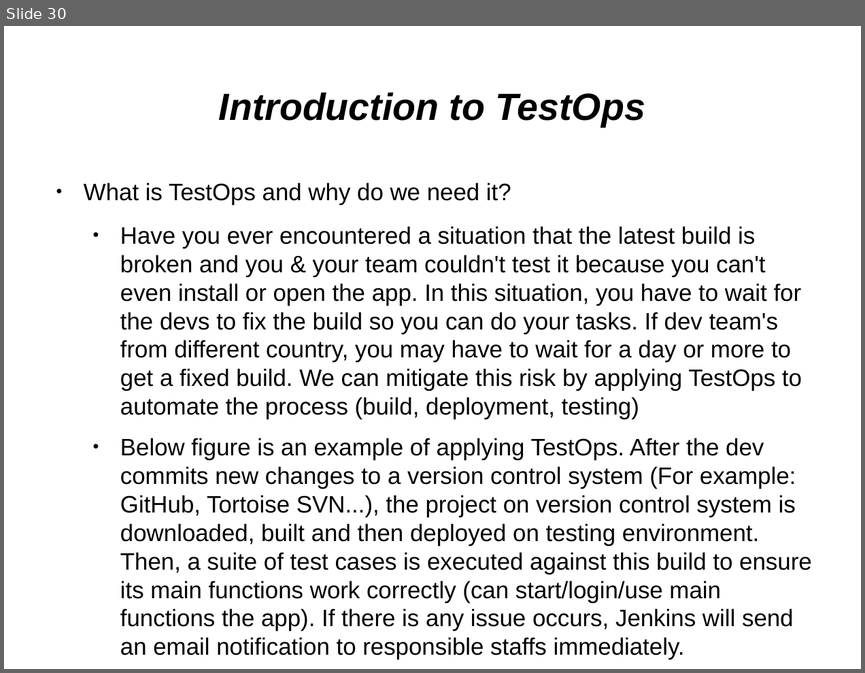
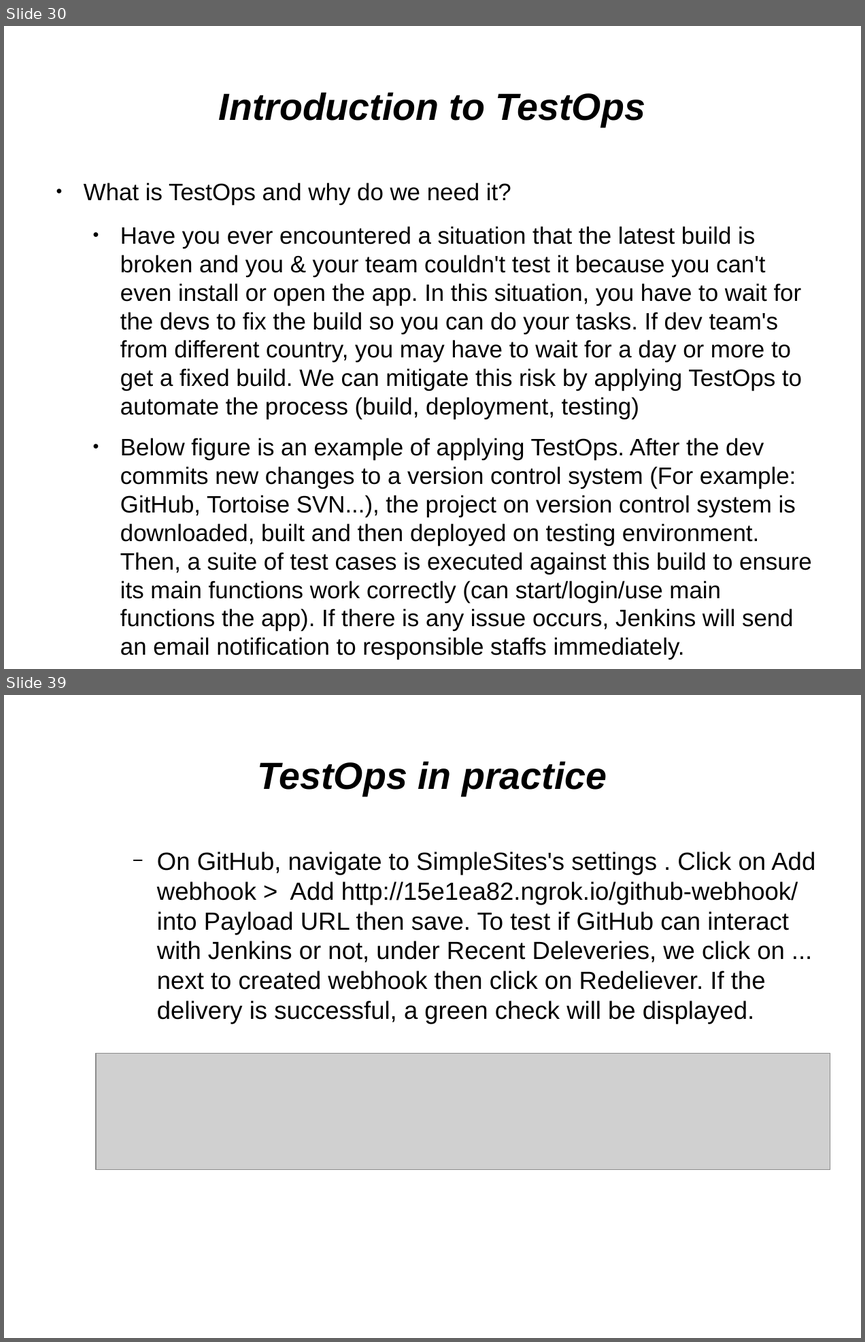
Before and after one commit to kirol/selenium, a slide deck: Selenium & Testops.odp. Shown one above the other, each under a label of ours: slide 30 before the commit, slides 30 and 39 after it; the slides between them are not shown. The pictures are 865x673 and 865x1342 pixels, drawn with LibreOffice and Linux fonts; fonts in the diff are those of the drawing; grey boxes stand for pictures. Boxes give left, top, right and bottom in pixels: in the first picture for what was removed or moved away, otherwise in the second. Text is boxed around its words. In the diff, an @@ line names an element or a change of style, - is before the commit and + after.

```diff
--- a/Selenium & Testops.odp
+++ b/Selenium & Testops.odp
@@ slide 39 added at bbox=[4, 695, 861, 1338], background #FFFFFF @@
@@ title added at bbox=[258, 761, 606, 796], 35 pt, text #000000, bold, italic @@
+TestOps in practice
@@ text added at bbox=[157, 851, 815, 1023], 23 pt, text #000000 @@
+    − On GitHub, navigate to SimpleSites's settings . Click on Add webhook > Add http://15e1ea82.ngrok.io/github-webhook/ into Payload URL then save. To test if GitHub can interact with Jenkins or not, under Recent Deleveries, we click on ... next to created webhook then click on Redeliever. If the delivery is successful, a green check will be displayed.
@@ picture added at bbox=[96, 1053, 830, 1169] @@
```
Also in this commit, not shown: 23 slides changed, 14 other slides added, 8 slides removed, 1 other file.
